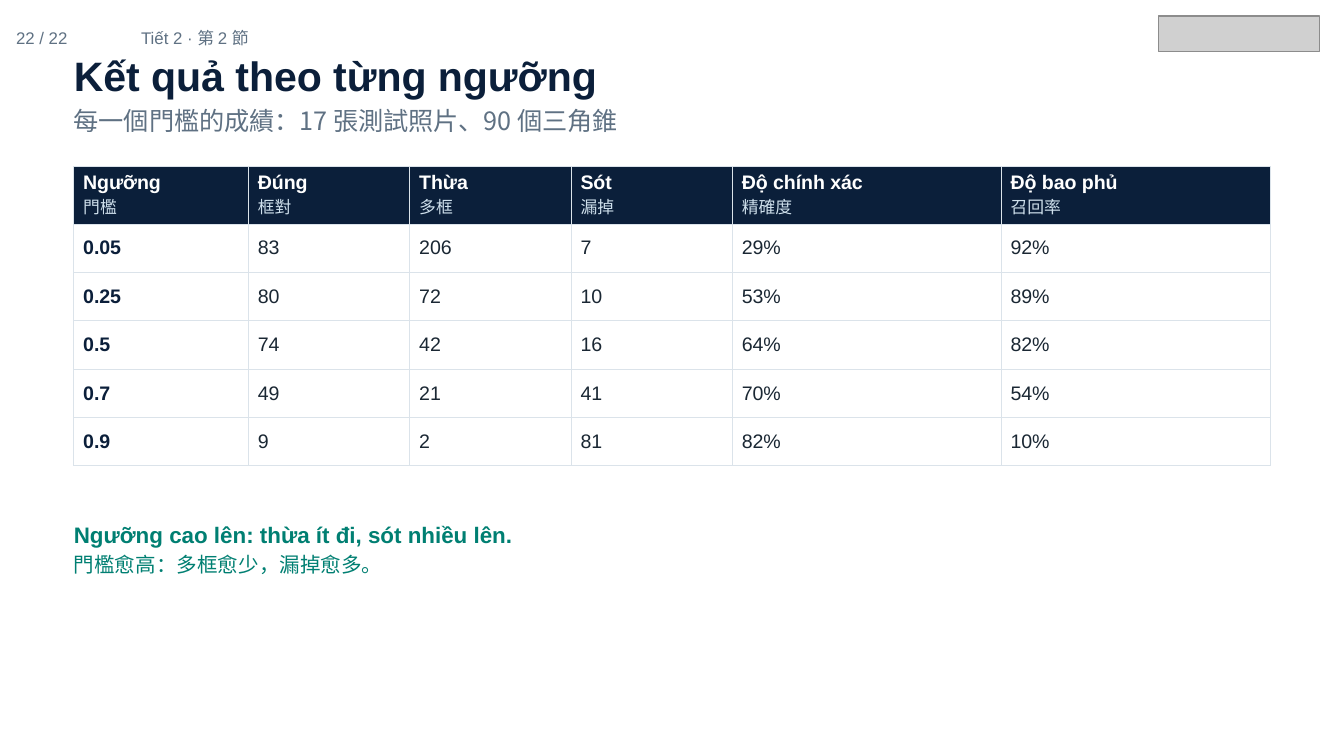
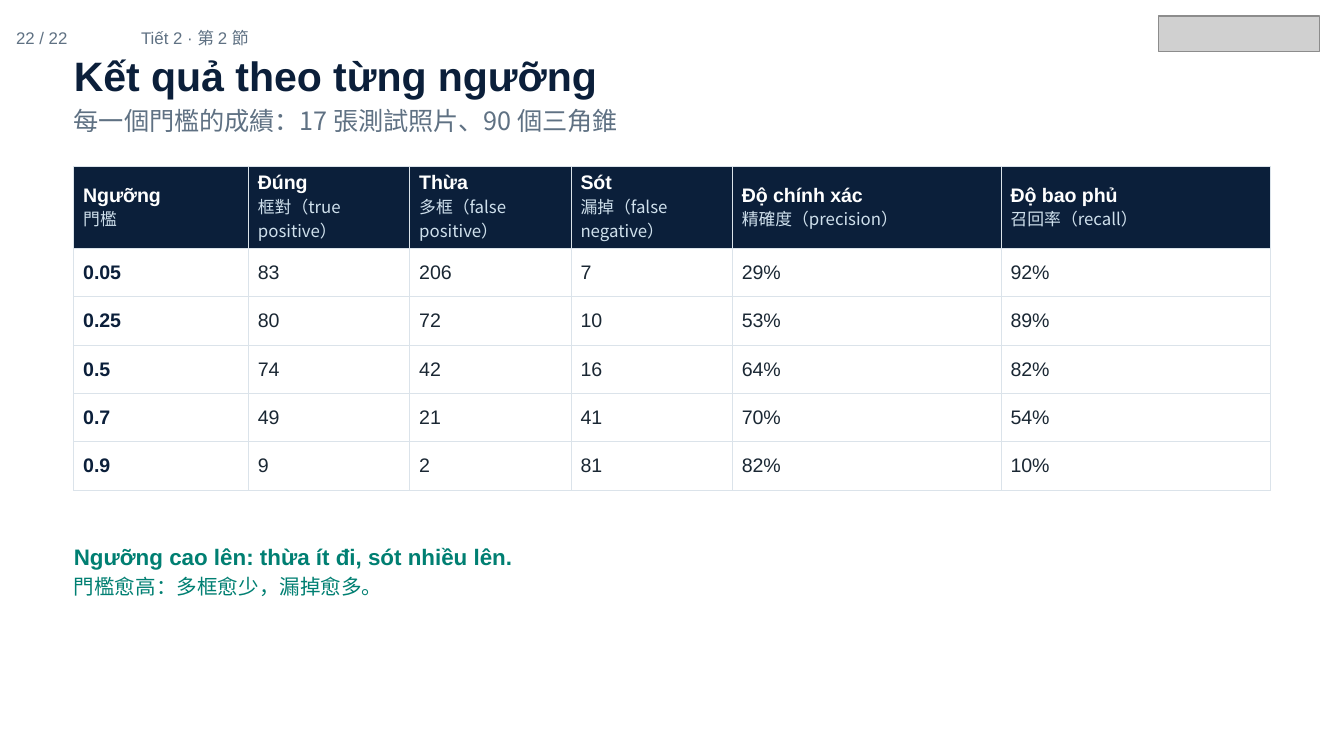
Before and after one commit to ch-neural/MITUST-Principles-of-Self-Driving-Cars, a slide deck: slide 22 of 第十週(11-12)/第十週_第2節_簡報.pptx. Drawn at 1344x756 pixels with LibreOffice and Linux fonts; fonts in the diff are those of the drawing; grey boxes stand for pictures. Boxes give left, top, right and bottom in pixels: in the first picture for what was removed or moved away, otherwise in the second. Text is boxed around its words. In the diff, an @@ line names an element or a change of style, - is before the commit and + after.

```diff
--- a/第十週(11-12)/第十週_第2節_簡報.pptx
+++ b/第十週(11-12)/第十週_第2節_簡報.pptx
@@ table at (74,167,1270,477) @@
-row 1: Ngưỡng / 門檻 | Đúng / 框對 | Thừa / 多框 | Sót / 漏掉 | Độ chính xác / 精確度 | Độ bao phủ / 召回率
+row 1: Ngưỡng / 門檻 | Đúng / 框對（true positive） | Thừa / 多框（false positive） | Sót / 漏掉（false negative） | Độ chính xác / 精確度（precision） | Độ bao phủ / 召回率（recall）
@@ text "Ngưỡng cao lên: thừa ít ...": place and size @@
-text "Ngưỡng cao lên: thừa ít ..." at (74,525,513,574)
+text "Ngưỡng cao lên: thừa ít ..." at (74,547,513,596)
```
Also in this commit, not shown: 18 other slides changed, 5 other files.
